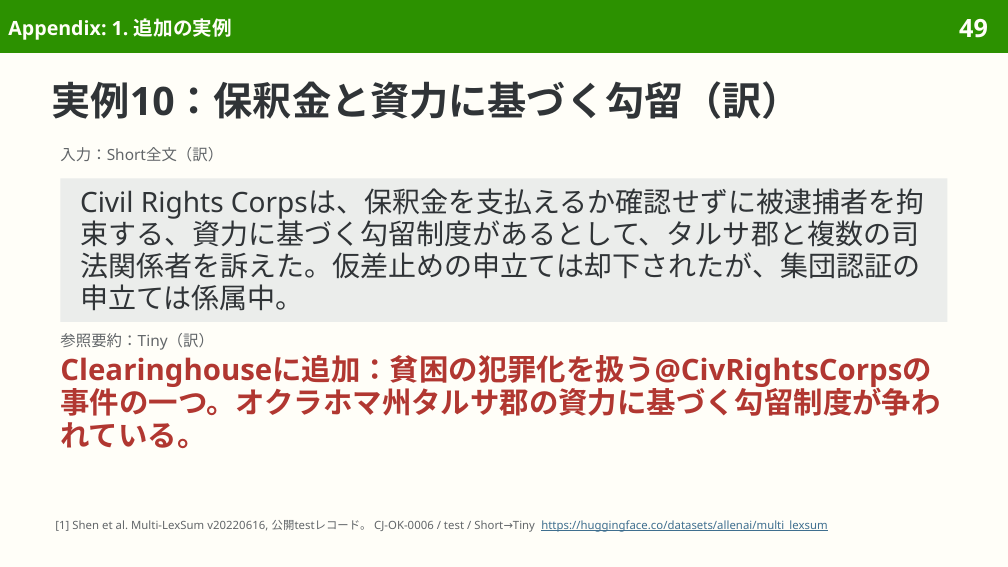
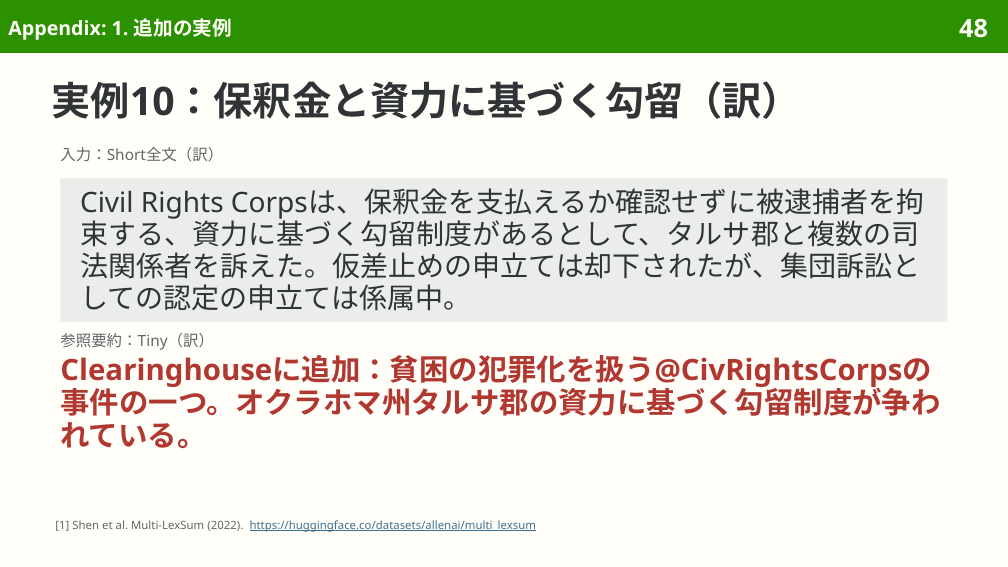
Before and after one commit to sasakiy84/datasets-in-10-minutes, a slide deck: slide 48 of slides/datasets-in-10-minutes-multilexsum.pptx (slide 49 before the commit). Drawn at 1008x567 pixels with LibreOffice and Linux fonts; fonts in the diff are those of the drawing. Boxes give left, top, right and bottom in pixels: in the first picture for what was removed or moved away, otherwise in the second. Text is boxed around its words. In the diff, an @@ line names an element or a change of style, - is before the commit and + after.

Commit message:
Center Multi-LexSum on expert civil-rights lawsuit summaries

```diff
--- a/slides/datasets-in-10-minutes-multilexsum.pptx
+++ b/slides/datasets-in-10-minutes-multilexsum.pptx
@@ page number at <box>959,18,988,38</box>: text changed @@
-49
+48
@@ text in rectangle at <box>80,188,924,311</box>: text changed @@
-Civil Rights Corpsは、保釈金を支払えるか確認せずに被逮捕者を拘束する、資力に基づく勾留制度があるとして、タルサ郡と複数の司法関係者を訴えた。仮差止めの申立ては却下されたが、集団認証の申立ては係属中。
+Civil Rights Corpsは、保釈金を支払えるか確認せずに被逮捕者を拘束する、資力に基づく勾留制度があるとして、タルサ郡と複数の司法関係者を訴えた。仮差止めの申立ては却下されたが、集団訴訟としての認定の申立ては係属中。
@@ text at <box>55,520,536,532</box>: text changed; text colour #626669 to #3F6F8F @@
-[1] Shen et al. Multi-LexSum v20220616, 公開testレコード。 CJ-OK-0006 / test / Short→Tiny https://huggingface.co/datasets/allenai/multi_lexsum
+[1] Shen et al. Multi-LexSum (2022). https://huggingface.co/datasets/allenai/multi_lexsum
```
Also in this commit, not shown: 44 other slides changed, 6 slides removed, 38 other files.
